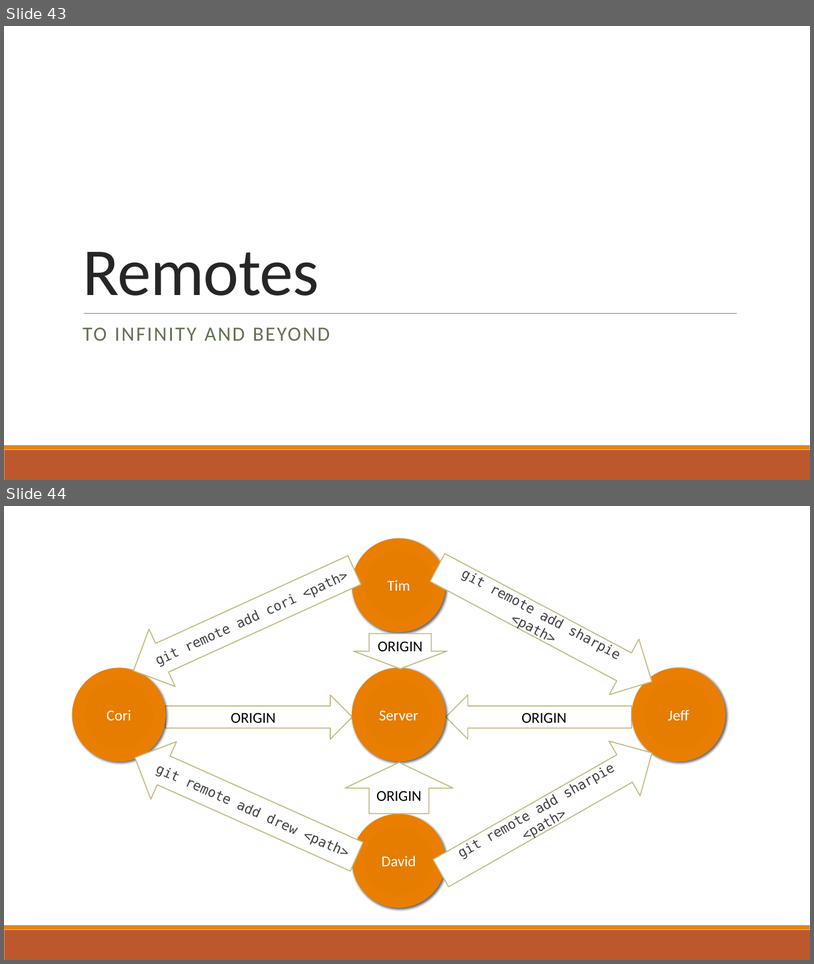
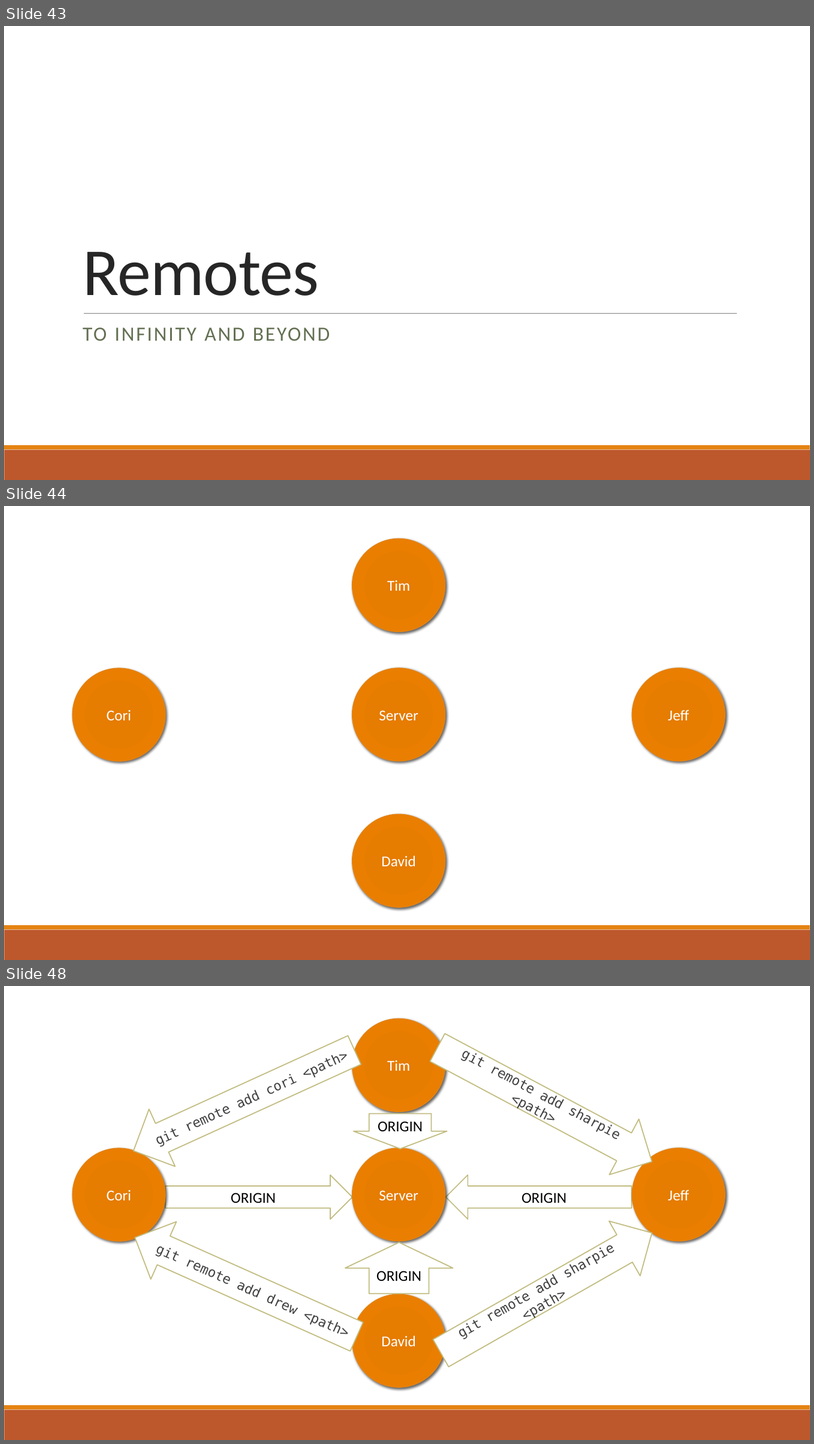
Before and after one commit to trayburn/Presentation-GitIntro, a slide deck: resources-from-tim/GIT Intro.pptx. Shown one above the other, each under a label of ours: slides 43 and 44 before the commit, slides 43, 44 and 48 after it; the slides between them are not shown. The pictures are 814x964 and 814x1444 pixels, drawn with LibreOffice and Linux fonts; fonts in the diff are those of the drawing; background and template pictures are left out. Boxes give left, top, right and bottom in pixels: in the first picture for what was removed or moved away, otherwise in the second. Text is boxed around its words. In the diff, an @@ line names an element or a change of style, - is before the commit and + after.

```diff
--- a/resources-from-tim/GIT Intro.pptx
+++ b/resources-from-tim/GIT Intro.pptx
@@ slide 44 added at box(4, 506, 810, 960), background #FFFFFF; not listed: 2 template elements that a slide beside it also shows @@
@@ ellipse added at box(353, 538, 446, 632), fill gradient #E57B00 to #E87D00 to #EB7E00 to #EF8407, outline #E48312 1 pt, 18 pt, text #FFFFFF @@
+Tim
@@ ellipse added at box(72, 668, 165, 761), fill gradient #E57B00 to #E87D00 to #EB7E00 to #EF8407, outline #E48312 1 pt, 18 pt, text #FFFFFF @@
+Cori
@@ ellipse added at box(353, 668, 446, 761), fill gradient #E57B00 to #E87D00 to #EB7E00 to #EF8407, outline #E48312 1 pt, 18 pt, text #FFFFFF @@
+Server
@@ ellipse added at box(633, 668, 726, 761), fill gradient #E57B00 to #E87D00 to #EB7E00 to #EF8407, outline #E48312 1 pt, 18 pt, text #FFFFFF @@
+Jeff
@@ ellipse added at box(353, 814, 446, 907), fill gradient #E57B00 to #E87D00 to #EB7E00 to #EF8407, outline #E48312 1 pt, 18 pt, text #FFFFFF @@
+David
@@ what was slide 44 is now slide 48 @@
```
Also in this commit, not shown: 1 slide changed, 3 other slides added.
